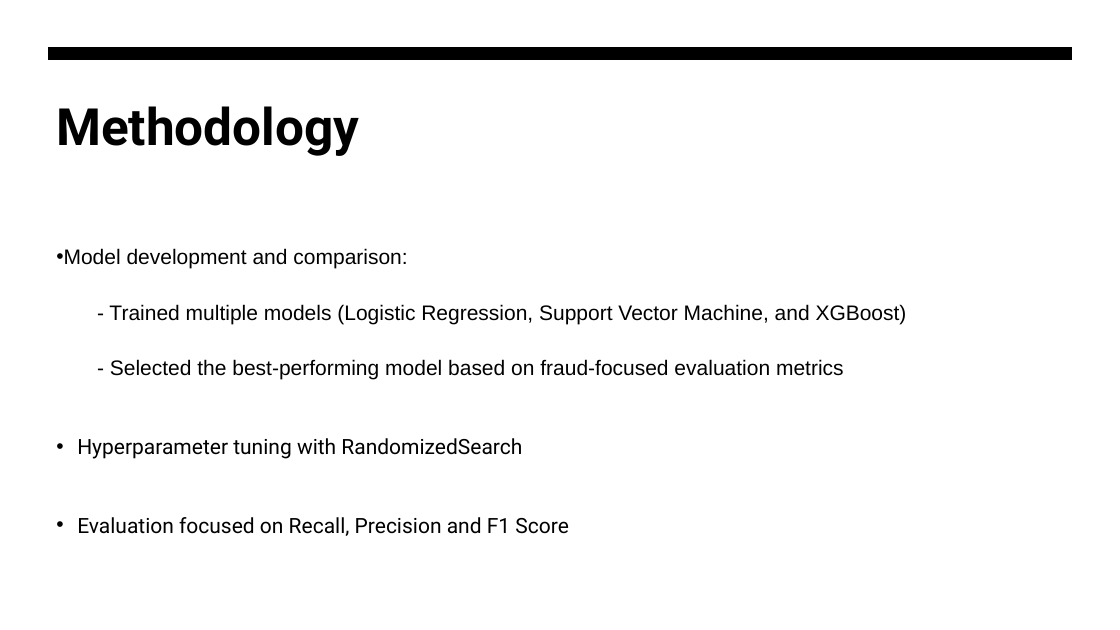
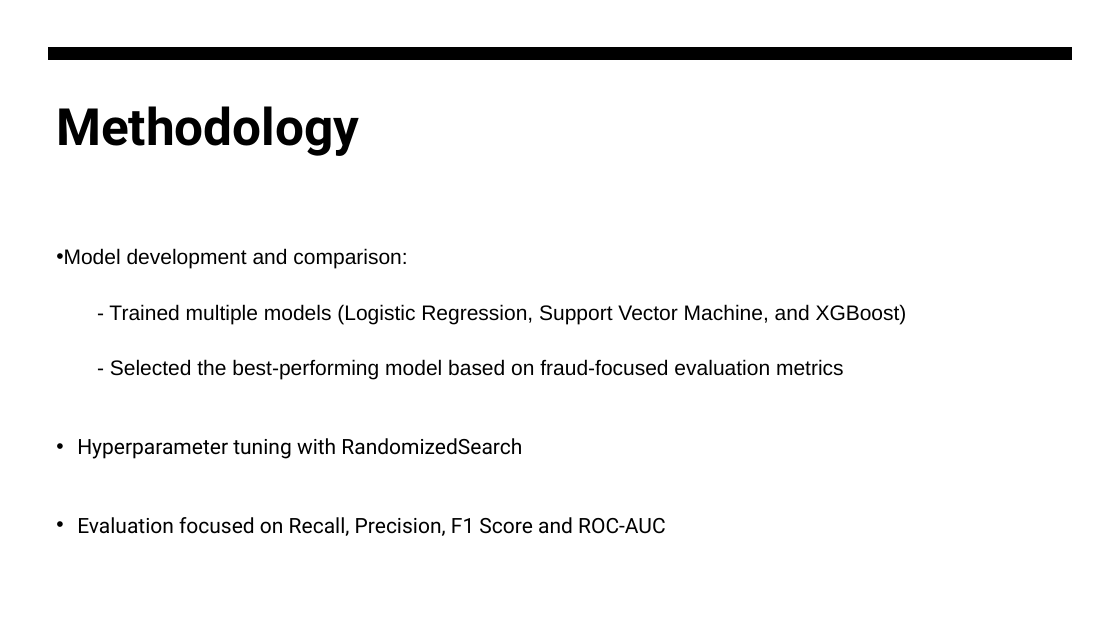
Before and after one commit to BenDuong/Bank-Fraud-Detection, a slide deck: slide 6 of Ben_Duong_Capstone2_Presentation.pptx. Drawn at 1120x630 pixels with LibreOffice and Linux fonts; fonts in the diff are those of the drawing. Boxes give left, top, right and bottom in pixels: in the first picture for what was removed or moved away, otherwise in the second. Text is boxed around its words. In the diff, an @@ line names an element or a change of style, - is before the commit and + after.

```diff
--- a/Ben_Duong_Capstone2_Presentation.pptx
+++ b/Ben_Duong_Capstone2_Presentation.pptx
@@ text at box(77, 517, 666, 536): text changed @@
-• Evaluation focused on Recall, Precision and F1 Score
+• Evaluation focused on Recall, Precision, F1 Score and ROC-AUC
```
Also in this commit, not shown: 1 other slide changed.
